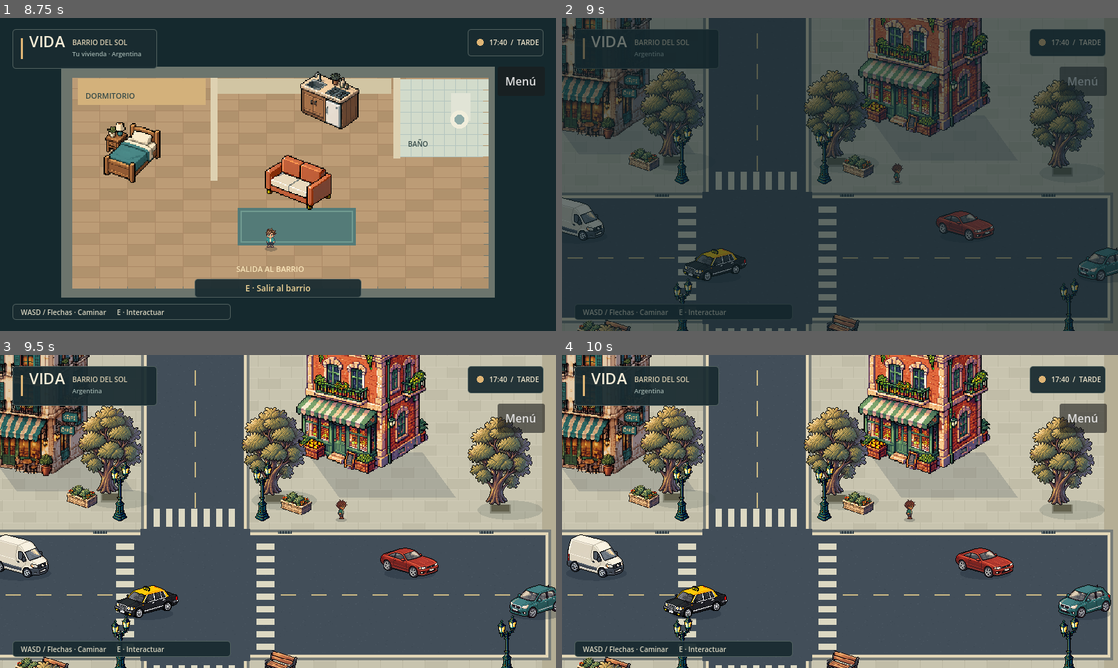
Above: before the commit, frames 1-4 (two rows, left to right).
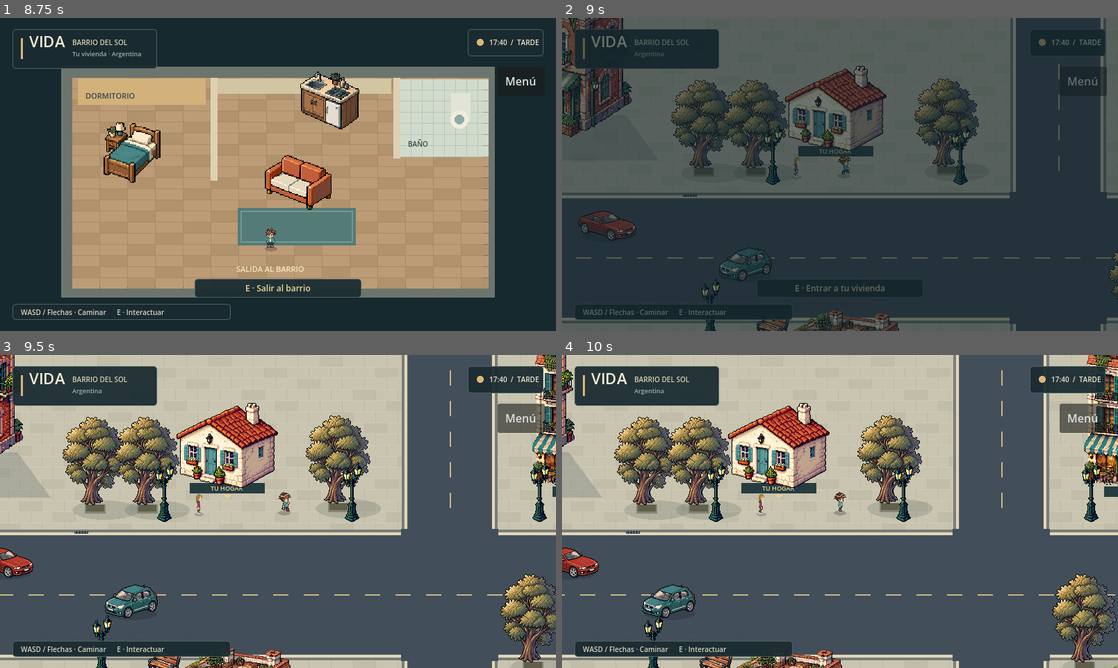
Above: after the commit, the same moments.

Repository: AgustinWojtyszyn/Life--simulador-de-vida
Game: Godot game, scene res://scenes/app.tscn
Two runs of this game, one before a commit and one after it. Both use one fixed random seed, a clock stepped at 60 frames per second and the inputs below.
Inputs (mouse positions are in pixels of both pictures, inside the frame that each line leads up to):
- Up to frame 1 (8.75 s): click "Nueva partida" at 0.5 s; click "Hombre" at 1.25 s; click "Clara" at 2 s; click "Natural" at 2.75 s; click "Castaño" at 3.5 s; click "Turquesa" at 4.25 s; click "Gris" at 5 s; click "Continuar → Elegir país" at 5.75 s; click "Comenzar mi vida" at 6.5 s; click "Menú" at 7.25 s; click "Seguir jugando" at 8 s
- Up to frame 2 (9 s): tap Enter at 8.75 s; move the mouse to (962, 158) at 8.77 s; hold D (move_right) from 8.78 s (still down); tap E (interact) at 8.85 s; click (962, 158) at 8.92 s
- Up to frame 3 (9.5 s): keep holding D (move_right)
- Up to frame 4 (10 s): release D (move_right) at 9.5 s; drag from (728, 527) to (812, 574) at 9.52 s

Frame 1 is identical in both runs. In frame 2, 35% of the frame differs, in the area x 0-100%, y 0-100%; in frame 3, 50%; in frame 4, 51%.

Commit message:
feat: expand five regional districts with modular buildings and population

Diff:
--- /dev/null
+++ b/scripts/building.gd
@@ -0,0 +1,36 @@
+class_name CityBuilding
+extends Node2D
+
+enum Access { EXTERIOR_ONLY, INTERACTABLE, ENTERABLE }
+var access := Access.EXTERIOR_ONLY
+var building_id := ""
+var title := ""
+var facade: Texture2D
+var size := Vector2(208, 236)
+var is_home := false
+
+func _ready() -> void:
+	var sprite := Sprite2D.new()
+	sprite.texture = facade
+	sprite.region_enabled = true
+	sprite.region_rect = facade.get_image().get_used_rect()
+	sprite.scale = size / facade.get_size()
+	sprite.position = Vector2(0, -sprite.region_rect.size.y * sprite.scale.y / 2)
+	add_child(sprite)
+	set_meta("building_mode", Access.keys()[access])
+	if access != Access.EXTERIOR_ONLY:
+		var door := Node2D.new()
+		door.position = Vector2(0, 16)
+		door.set_meta("prompt", "Entrar a tu vivienda" if is_home else "Consultar " + title)
+		door.set_meta("action", "enter_home" if is_home else "shop")
+		door.set_meta("id", building_id)
+		door.set_meta("title", title)
+		door.add_to_group("interactables")
+		add_child(door)
+
+func _draw() -> void:
+	var width := 108 if is_home else 104
+	draw_rect(Rect2(-width / 2, -7, width, 15), Color("263d40"))
+	draw_string(ThemeDB.fallback_font, Vector2(-width / 2 + 3, 4), "TU HOGAR" if is_home else title, HORIZONTAL_ALIGNMENT_CENTER, width - 6, 9, Color("f0d5a0"))
+	if is_home:
+		draw_colored_polygon(PackedVector2Array([Vector2(-6, 10), Vector2(6, 10), Vector2(0, 15)]), Color("efce8a"))
--- a/scripts/city_ground.gd
+++ b/scripts/city_ground.gd
@@ -2,27 +2,40 @@
 
 # Static drawing is cached by Godot; no per-frame tile generation.
 func _draw() -> void:
-	draw_rect(Rect2(0, 0, 1440, 960), Color("b5ae95"))
-	paving(Rect2(20, 24, 1400, 366))
-	paving(Rect2(20, 574, 1400, 366))
+	draw_rect(Rect2(0, 0, 2400, 1600), Color("b5ae95"))
+	paving(Rect2(20, 24, 2360, 366))
+	paving(Rect2(20, 574, 2360, 1006))
 	# Two intersecting streets, with a darker gutter and a raised stone curb.
-	for road in [Rect2(16, 394, 1408, 170), Rect2(852, 16, 138, 928)]:
+	for road in [Rect2(16, 394, 2368, 170), Rect2(852, 16, 138, 1568), Rect2(16, 1130, 2368, 120), Rect2(WorldManager.district.side_street_x, 16, WorldManager.district.side_street_width, 1568)]:
 		draw_rect(road.grow(9), Color("787d79"))
 		draw_rect(road.grow(5), Color("e3d7b7"))
 		draw_rect(road.grow(1), Color("575f65"))
 		draw_rect(road, Color("424e59"))
 	# Open the shared intersection: no curb may cut across an active road.
 	draw_rect(Rect2(842, 384, 158, 190), Color("424e59"))
+	var sx := WorldManager.district.side_street_x
+	var sw := WorldManager.district.side_street_width
+	for at in [Vector2(842, 1120), Vector2(sx - 10, 384), Vector2(sx - 10, 1120)]:
+		draw_rect(Rect2(at, Vector2(158 if at.x == 842 else sw + 20, 190 if at.y == 384 else 140)), Color("424e59"))
+	for x in range(32, 2370, 44):
+		if not (x > 820 and x < 1010) and not (x > sx - 30 and x < sx + sw + 30):
+			draw_rect(Rect2(x, 1189, 22, 2), Color("c9b783"))
+	for y in range(24, 1580, 44):
+		if not (y > 370 and y < 590) and not (y > 1100 and y < 1280):
+			draw_rect(Rect2(sx + sw / 2, y, 2, 22), Color("c9b783"))
+	for y in range(1140, 1240, 18):
+		for x in [807, 1009, int(sx - 40), int(sx + sw + 20)]:
+			draw_rect(Rect2(x, y, 26, 9), Color("dcd8c2"))
 	var rng := RandomNumberGenerator.new()
 	rng.seed = 519
 	for i in 14000:
-		var p := Vector2(rng.randi_range(18, 1420), rng.randi_range(18, 940))
+		var p := Vector2(rng.randi_range(18, 2380), rng.randi_range(18, 1580))
 		if (p.y > 396 and p.y < 562) or (p.x > 854 and p.x < 988):
 			draw_rect(Rect2(p, Vector2(1 + i % 2, 1)), Color("495560") if i % 3 else Color("3d4954"))
-	for x in range(32, 1420, 44):
+	for x in range(32, 2380, 44):
 		if x < 816 or x > 1010:
 			draw_rect(Rect2(x, 478, 22, 2), Color("c9b783"))
-	for y in range(24, 940, 44):
+	for y in range(24, 1580, 44):
 		if y < 370 or y > 590:
 			draw_rect(Rect2(920, y, 2, 22), Color("c9b783"))
 	# Crosswalks at the intersection, on all four approaches.
--- a/scripts/city_vehicle.gd
+++ b/scripts/city_vehicle.gd
@@ -3,7 +3,7 @@
 # Six reusable traffic bodies follow two horizontal lanes. They yield to the
 # resident and the car ahead; their collision shapes travel with their sprites.
 const ROUTE_LEFT := -140.0
-const ROUTE_RIGHT := 1580.0
+const ROUTE_RIGHT := 2540.0
 const ROUTE_LENGTH := ROUTE_RIGHT - ROUTE_LEFT
 const BRAKING := 150.0
 var model := "car"
@@ -43,10 +43,16 @@
 			continue
 		var ahead: float = fposmod((other.position.x - position.x) * direction, ROUTE_LENGTH)
 		gap = minf(gap, ahead - half_width - other.half_width - 22.0)
-	if is_instance_valid(player) and absf(player.position.y - (position.y - 10.0)) < 24.0:
-		var ahead := (player.position.x - position.x) * direction
-		if ahead >= -half_width - 6.0:
-			gap = minf(gap, ahead - half_width - 18.0)
+	var pedestrians: Array[Node] = get_tree().get_nodes_in_group("city_residents")
+	if is_instance_valid(player):
+		pedestrians.append(player)
+	for pedestrian in pedestrians:
+		if not pedestrian.is_visible_in_tree():
+			continue
+		if absf(pedestrian.position.y - (position.y - 10.0)) < 24.0:
+			var ahead: float = (pedestrian.position.x - position.x) * direction
+			if ahead >= -half_width - 6.0:
+				gap = minf(gap, ahead - half_width - 18.0)
 	return maxf(0.0, gap)
 
 func _physics_process(delta: float) -> void:
--- a/scripts/city_walker.gd
+++ b/scripts/city_walker.gd
@@ -1,50 +1,74 @@
 extends Node2D
 
-# Ambient pedestrians follow short, clear sidewalk segments, never the roadway.
-var greeting_time := 0.0
 var start := Vector2.ZERO
 var finish := Vector2.ZERO
-var speed := 18.0
-var progress := 0.0
-var forward := true
+var route: Array[Vector2] = []
+var destination := 1
+var speed := 25.0
+var greeting_time := 0.0
+var wait_time := 0.0
+var indoor_time := 0.0
+var visits := 0
+var crossing := false
+var profile: PlayerProfile
+var visual: CharacterVisual
 var sprite: Sprite2D
-var east := preload("res://assets/characters/resident/east.png")
-var west := preload("res://assets/characters/resident/west.png")
+var route_kind := "walk"
 
 func _ready() -> void:
 	add_to_group("city_residents")
-	sprite = Sprite2D.new()
-	sprite.texture = east
-	sprite.position.y = -14
-	add_child(sprite)
+	if route.is_empty():
+		route.assign([start, finish, finish + Vector2(0, 14), start + Vector2(0, 14)])
+	if profile == null:
+		profile = PlayerProfile.new()
+	visual = CharacterVisual.new()
+	visual.profile = profile
+	add_child(visual)
+	sprite = visual.sprite
 
 func _process(delta: float) -> void:
+	if indoor_time > 0:
+		indoor_time = maxf(0, indoor_time - delta)
+		visible = indoor_time == 0
+		return
 	if greeting_time > 0:
 		greeting_time = maxf(0, greeting_time - delta)
-		sprite.texture = preload("res://assets/characters/resident/wave.png")
+		visual.set_art("wave", "south", 0)
 		queue_redraw()
 		return
-	progress = move_toward(progress, 1.0 if forward else 0.0, speed * delta / start.distance_to(finish))
-	position = start.lerp(finish, progress)
-	if progress == 1.0 or progress == 0.0:
-		forward = not forward
-	sprite.texture = east if forward else west
-	sprite.position.y = -14 + roundf(sin(progress * start.distance_to(finish) * 0.5) * 0.6)
-
-func _draw() -> void:
-	draw_set_transform(Vector2(0, 1), 0, Vector2(1, 0.4))
-	draw_circle(Vector2.ZERO, 8, Color(0.1, 0.16, 0.2, 0.22))
-	draw_set_transform(Vector2.ZERO)
-	if greeting_time > 0:
-		draw_style_box(bubble(), Rect2(-22, -47, 49, 17))
-		draw_string(ThemeDB.fallback_font, Vector2(-17, -35), "¡Buenas!", HORIZONTAL_ALIGNMENT_LEFT, -1, 10, Color("f5ecd7"))
-
-func bubble() -> StyleBoxFlat:
-	var box := StyleBoxFlat.new()
-	box.bg_color = Color("243c40")
-	box.set_corner_radius_all(3)
-	return box
+	if wait_time > 0:
+		wait_time = maxf(0, wait_time - delta)
+		visual.set_art("seated" if route_kind == "bench" and destination == 1 else "idle", "south", 0)
+		return
+	var goal := route[destination]
+	# Wait at the curb, then finish the crossing; cars also yield to residents.
+	if route_kind == "crossing" and not crossing and absf(goal.y - position.y) > 80:
+		for vehicle in get_tree().get_nodes_in_group("city_traffic"):
+			if absf(vehicle.position.x - position.x) < 170:
+				visual.animate_motion(Vector2.ZERO, 0)
+				return
+		crossing = true
+	var step := position.move_toward(goal, speed * delta)
+	var movement := step - position
+	position = step
+	visual.animate_motion(movement, movement.length())
+	if position.distance_to(goal) < 1:
+		crossing = false
+		visits += 1
+		destination = (destination + 1) % route.size()
+		wait_time = 1.0 + (visits % 3)
+		if route_kind == "shop" and destination == 1 and visits > 1:
+			indoor_time = 4.0
+			visible = false
 
 func greet() -> void:
 	greeting_time = 2.5
 	queue_redraw()
+
+func _draw() -> void:
+	draw_set_transform(Vector2(0, 1), 0, Vector2(1, 0.4))
+	draw_circle(Vector2.ZERO, 7, Color(0.1, 0.16, 0.2, 0.22))
+	draw_set_transform(Vector2.ZERO)
+	if greeting_time > 0:
+		draw_rect(Rect2(-24, -48, 52, 17), Color("243c40"))
+		draw_string(ThemeDB.fallback_font, Vector2(-19, -36), "¡Buenas!", HORIZONTAL_ALIGNMENT_LEFT, -1, 10, Color("f5ecd7"))
--- a/scripts/playground.gd
+++ b/scripts/playground.gd
@@ -1,6 +1,6 @@
 extends Node2D
 
-const MAP_SIZE := Vector2(1440, 960)
+const MAP_SIZE := Vector2(2400, 1600)
 const CityProp := preload("res://scripts/city_prop.gd")
 const Ground := preload("res://scripts/city_ground.gd")
 const Walker := preload("res://scripts/city_walker.gd")
@@ -14,13 +14,15 @@
 var occluders: Array[Sprite2D] = []
 # Two active lanes. Vehicles recycle beyond camera limits; parked cars stay solid.
 const TRAFFIC_LANES := [
-	{"from": Vector2(-140, 454), "to": Vector2(1580, 454), "direction": Vector2.RIGHT},
-	{"from": Vector2(1580, 512), "to": Vector2(-140, 512), "direction": Vector2.LEFT},
+	{"from": Vector2(-140, 454), "to": Vector2(2540, 454), "direction": Vector2.RIGHT},
+	{"from": Vector2(2540, 512), "to": Vector2(-140, 512), "direction": Vector2.LEFT},
 ]
 
 func _ready() -> void:
 	texture_filter = CanvasItem.TEXTURE_FILTER_NEAREST
 	configure_input()
+	$Player/Camera2D.limit_right = int(MAP_SIZE.x)
+	$Player/Camera2D.limit_bottom = int(MAP_SIZE.y)
 	# Render thousands of static ground marks only once, then reuse one GPU texture.
 	var ground_view := SubViewport.new()
 	ground_view.name = "GroundCache"
@@ -36,8 +38,8 @@
 	ground_sprite.centered = false
 	ground_sprite.z_index = -10
 	add_child(ground_sprite)
-	for rect in [Rect2(0, 0, 1440, 16), Rect2(0, 944, 1440, 16),
-		Rect2(0, 0, 16, 960), Rect2(1424, 0, 16, 960)]:
+	for rect in [Rect2(0, 0, 2400, 16), Rect2(0, 1584, 2400, 16),
+		Rect2(0, 0, 16, 1600), Rect2(2384, 0, 16, 1600)]:
 		add_solid(rect)
 	# Northern commercial frontage, a side street, and a second block.
 	add_asset("buildings/cafe", Vector2(195, 318), Vector2(230, 268), Rect2(-87, -64, 166, 58))
@@ -76,14 +78,8 @@
 	add_asset("props/fountain", Vector2(457, 819), Vector2(144, 108), Rect2(-49, -31, 98, 28))
 	add_prop("sign", Vector2(266, 355), Rect2(-7, -5, 14, 6))
 	add_prop("sign", Vector2(499, 354), Rect2(-7, -5, 14, 6))
-	for route in [Vector4(340, 373, 462, 373), Vector4(200, 608, 490, 608), Vector4(1120, 370, 1300, 370)]:
-		var walker := Node2D.new()
-		walker.set_script(Walker)
-		walker.start = Vector2(route.x, route.y)
-		walker.finish = Vector2(route.z, route.w)
-		walker.position = walker.start
-		walker.modulate = Color("d6c7ac")
-		add_child(walker)
+	build_expansion()
+	populate()
 	var layer := CanvasLayer.new()
 	var hud := Control.new()
 	hud.set_script(Hud)
@@ -127,7 +123,12 @@
 	prop.name = asset.get_file().capitalize()
 	prop.position = pos
 	var sprite := Sprite2D.new()
-	sprite.texture = load("res://assets/city/%s.png" % asset)
+	var path := "res://assets/city/%s.png" % asset
+	if asset.begins_with("buildings/") and WorldManager.country.id != "ar":
+		path = WorldManager.country.facade
+	elif asset == "vegetation/tree":
+		path = WorldManager.country.greenery
+	sprite.texture = load(path)
 	sprite.centered = false
 	sprite.position = Vector2(-size.x / 2, -size.y)
 	sprite.scale = size / sprite.texture.get_size()
@@ -165,3 +166,65 @@
 		var local_head := sprite.to_local(player.position - Vector2(0, 15))
 		var covered: bool = behind and sprite.get_rect().has_point(local_head)
 		sprite.modulate.a = move_toward(sprite.modulate.a, 0.45 if covered else 1.0, delta * 4.0)
+
+func build_expansion() -> void:
+	var data: DistrictData = WorldManager.district
+	var country: CountryData = WorldManager.country
+	var index := 0
+	for slot in data.building_slots:
+		var building := CityBuilding.new()
+		building.position = slot.position
+		building.building_id = country.id + "_building_" + str(index)
+		building.is_home = slot.kind == "home"
+		building.access = CityBuilding.Access.ENTERABLE if slot.mode == "ENTERABLE" else CityBuilding.Access.INTERACTABLE if slot.mode == "INTERACTABLE" else CityBuilding.Access.EXTERIOR_ONLY
+		building.title = country.shop_names[index % country.shop_names.size()]
+		var use_house: bool = slot.kind in ["home", "house"] and country.id not in ["jp", "it"]
+		building.facade = load("res://assets/regions/home.png" if use_house else country.facade)
+		building.size = Vector2(192, 160) if use_house else Vector2(208, 236)
+		add_child(building)
+		city_objects.append(building)
+		occluders.append(building.get_child(0))
+		add_solid(Rect2(building.position + Vector2(-76, -48), Vector2(150, 44)))
+		index += 1
+	for p in [Vector2(1435, 354), Vector2(1710, 352), Vector2(1990, 580), Vector2(2340, 590), Vector2(1480, 1020), Vector2(1720, 950), Vector2(110, 1280), Vector2(760, 1280), Vector2(1040, 1280), Vector2(1720, 1280), Vector2(2340, 1280)]:
+		add_prop("tree_bed", p + Vector2(0, 3), Rect2())
+		add_asset("vegetation/tree", p, Vector2(100, 133), Rect2(-9, -9, 18, 13))
+	for p in [Vector2(1460, 600), Vector2(1650, 930), Vector2(530, 1285), Vector2(2170, 1030)]:
+		add_asset("props/bench", p, Vector2(58, 43), Rect2(-23, -12, 46, 12))
+	for p in [Vector2(1460, 380), Vector2(1730, 380), Vector2(2000, 380), Vector2(2340, 1040), Vector2(1630, 1110), Vector2(450, 1110), Vector2(1080, 1110)]:
+		add_asset("props/lamp", p, Vector2(48, 96), Rect2(-4, -4, 8, 8))
+
+func populate() -> void:
+	var system := Node.new()
+	system.name = "PopulationSystem"
+	system.set_script(preload("res://scripts/population_system.gd"))
+	add_child(system)
+	var routes := [
+		[Vector2(340, 373), Vector2(462, 373), Vector2(462, 355), Vector2(340, 355)],
+		[Vector2(200, 608), Vector2(490, 608), Vector2(490, 626), Vector2(200, 626)],
+		[Vector2(1120, 370), Vector2(1300, 370), Vector2(1300, 350), Vector2(1120, 350)],
+		[Vector2(1490, 362), Vector2(1640, 362), Vector2(1640, 382), Vector2(1490, 382)],
+		[Vector2(2050, 364), Vector2(2270, 364), Vector2(2270, 380), Vector2(2050, 380)],
+		[Vector2(1550, 816), Vector2(1680, 816), Vector2(1680, 840), Vector2(1550, 840)],
+		[Vector2(140, 1500), Vector2(370, 1500), Vector2(370, 1520), Vector2(140, 1520)],
+		[Vector2(1130, 1500), Vector2(1420, 1500), Vector2(1420, 1520), Vector2(1130, 1520)],
+		[Vector2(270, 784), Vector2(270, 816), Vector2(335, 816), Vector2(335, 797)],
+		[Vector2(445, 334), Vector2(445, 363), Vector2(380, 363), Vector2(380, 340)],
+		[Vector2(1022, 420), Vector2(1022, 580), Vector2(1007, 580), Vector2(1007, 420)],
+	]
+	for i in WorldManager.district.population:
+		var walker := Node2D.new()
+		walker.set_script(Walker)
+		walker.route.assign(routes[i % routes.size()])
+		walker.position = walker.route[0] + Vector2((i / routes.size()) * 25, 0)
+		walker.speed = 22.0 + (i % 4) * 3
+		walker.profile = PlayerProfile.new()
+		walker.profile.gender = "female" if i % 2 else "male"
+		walker.profile.skin = i % 3
+		walker.profile.hair = (i / 2) % 3
+		walker.profile.hair_color = (i / 3) % 3
+		walker.profile.top = (i + 1) % 3
+		walker.profile.bottom = (i / 2) % 3
+		walker.route_kind = "bench" if i % routes.size() == 8 else "shop" if i % routes.size() == 9 else "crossing" if i % routes.size() == 10 else "walk"
+		add_child(walker)
+		system.residents.append(walker)
--- /dev/null
+++ b/scripts/population_system.gd
@@ -0,0 +1,15 @@
+extends Node
+
+var residents: Array[Node2D] = []
+var timer := 0.0
+
+func _process(delta: float) -> void:
+	timer -= delta
+	if timer > 0:
+		return
+	timer = 0.4
+	var player: Node2D = get_parent().get_node("Player")
+	for npc in residents:
+		var close := npc.position.distance_squared_to(player.position) < 850.0 * 850.0
+		npc.set_process(close)
+		npc.visible = close and npc.indoor_time <= 0
Binary file added: assets/regions/br.png
Not shown, added: assets/regions/br.png.import
Binary file added: assets/regions/home.png
Not shown, added: assets/regions/home.png.import
Binary file added: assets/regions/it.png
Not shown, added: assets/regions/it.png.import
Binary file added: assets/regions/jp.png
Not shown, added: assets/regions/jp.png.import
Not shown, added: assets/regions/manifest.json
Binary file added: assets/regions/palm.png
Not shown, added: assets/regions/palm.png.import
Binary file added: assets/regions/us.png
(and 3 more such lines)
